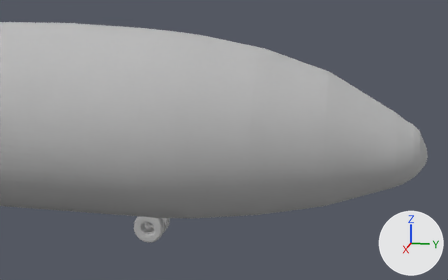
Two versions of the glTF model Digital_Hangar/Boeing_777/Boeing_777_200er.gltf, one commit apart.
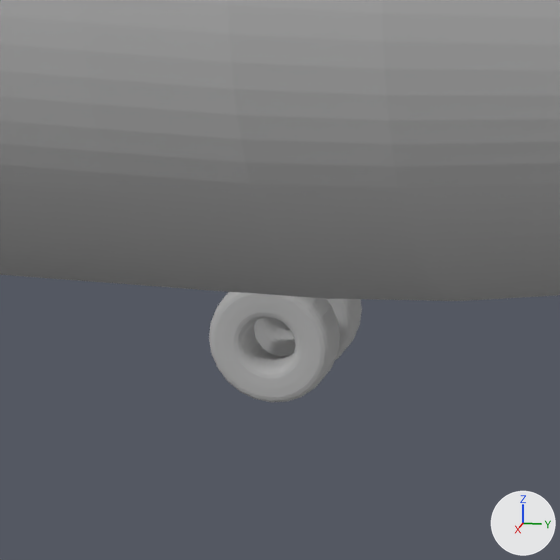
Each version appears first from a 50 mm camera at (18.83, -2.46, 4.93) aimed at (-1.19, -6.46, -0.08), and next in a close-up on the part from 19% to 48% of the width and 53% to 100% of the height. Lighting does not change. The marker at lower right points along +X, +Y and +Z. The older version's two pictures come first. Where no turn or scale is listed for an object, it has been applied to the vertices. Vertices at exactly the same position are counted once.
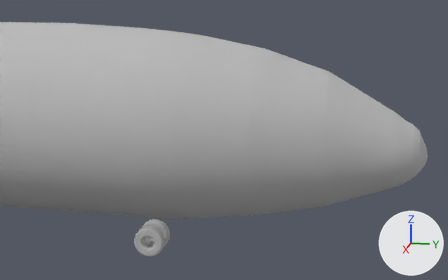
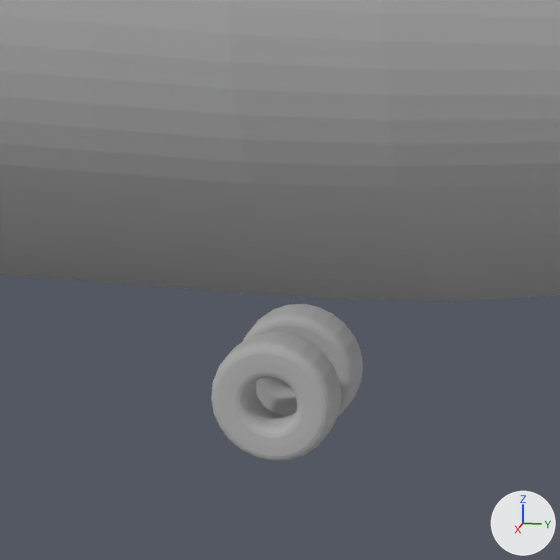
Edits to the bpy script that builds the scene:
```text
Change me_mesh12:
    used by ob_mesh12; location = (0.0, 0.0, 0.0)
    remove me_mesh12.from_pydata(...)  # 552 vertices, 1104 faces; spans x -0.492..-0.125, y -9.208..-8.192, z -3.308..-2.292
    add me_mesh12.from_pydata(...)  # 552 vertices, 1104 faces; spans x -0.492..-0.125, y -9.208..-8.192, z -3.808..-2.792
    me_mesh12 part 1: the whole mesh is moved by (0.0, 0.0, -0.5)
Change me_mesh13:
    used by ob_mesh13; location = (0.0, 0.0, 0.0)
    remove me_mesh13.from_pydata(...)  # 552 vertices, 1104 faces; spans x 0.126..0.493, y -9.208..-8.192, z -3.308..-2.292
    add me_mesh13.from_pydata(...)  # 552 vertices, 1104 faces; spans x 0.126..0.493, y -9.208..-8.192, z -3.808..-2.792
    me_mesh13 part 2: the whole mesh is moved by (0.0, 0.0, -0.5)
```

Where the change shows, as pixel boxes [x1, y1, x2, y2] in the close-ups (560 x 560 px):
'mesh13', moved
    before: [209, 292, 340, 402]
    after: [211, 331, 341, 461]
'mesh12', moved
    before: [254, 299, 362, 360]
    after: [243, 304, 363, 417]
